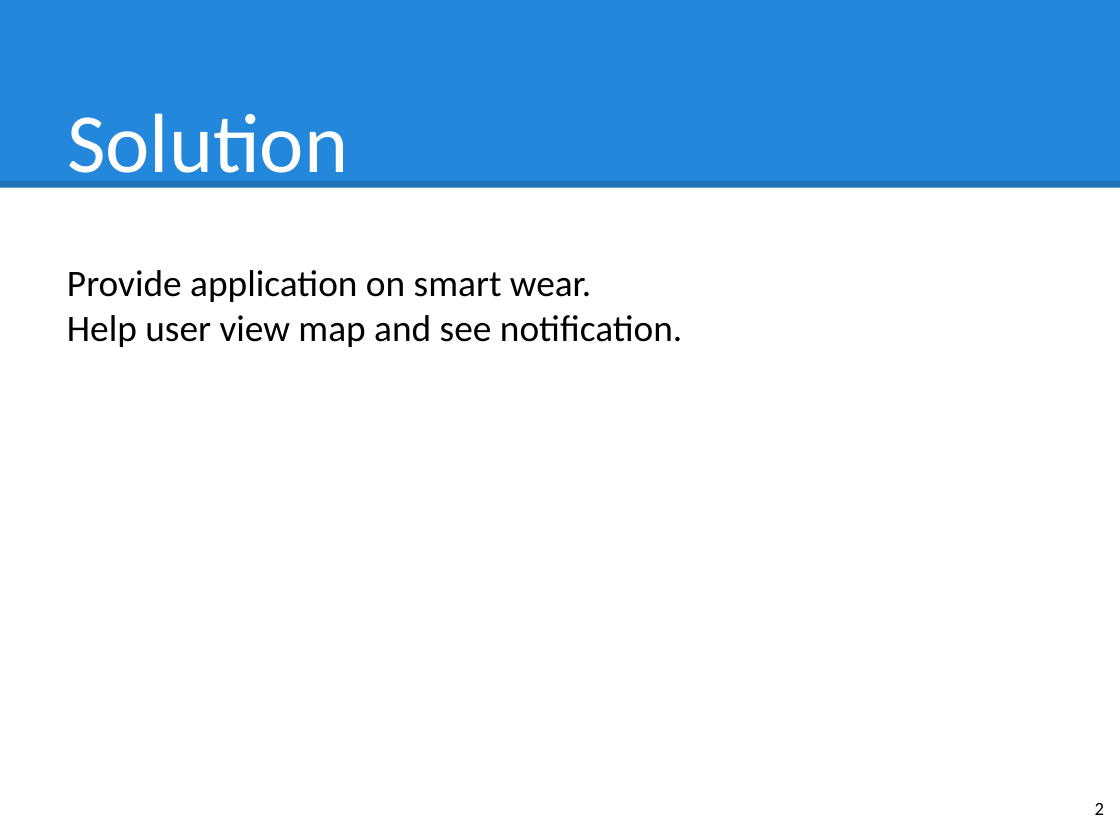
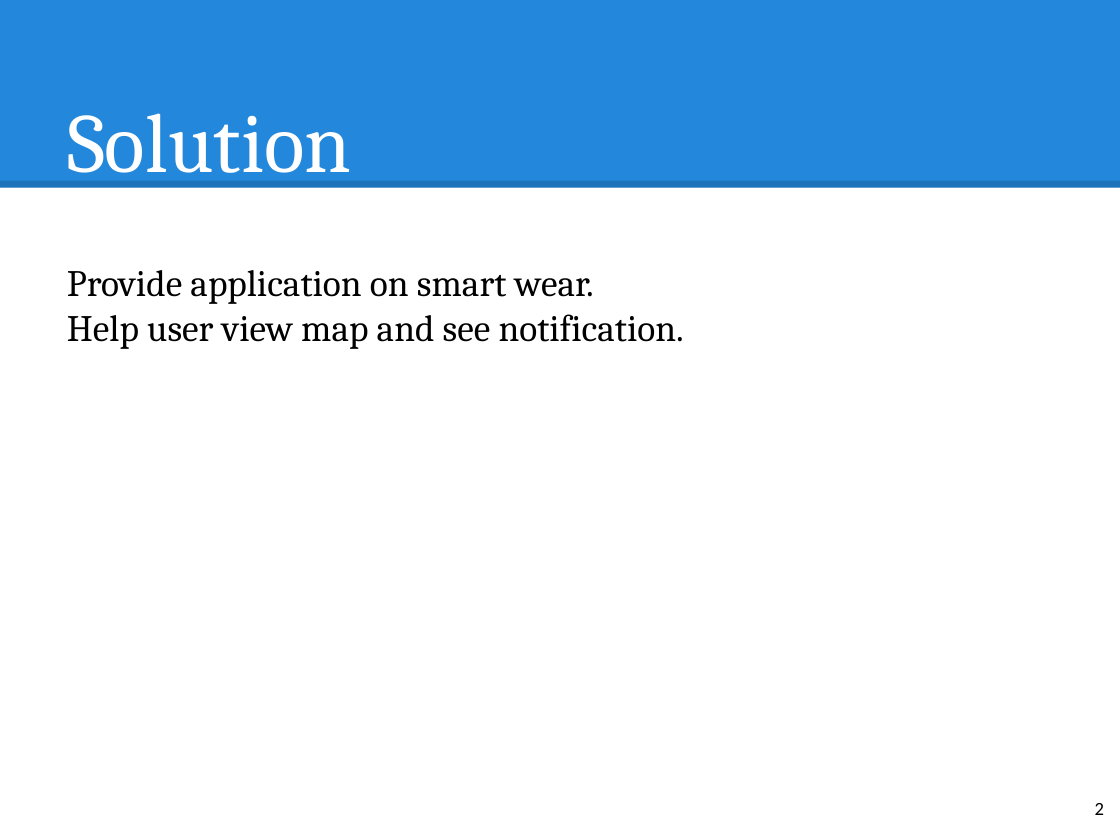
Before and after one commit to hqt/street-router, a slide deck: slide 2 of Document/presentation/nam/wear.pptx. Drawn at 1120x840 pixels with LibreOffice and Linux fonts; fonts in the diff are those of the drawing. Boxes give left, top, right and bottom in pixels: in the first picture for what was removed or moved away, otherwise in the second. Text is boxed around its words. In the diff, an @@ line names an element or a change of style, - is before the commit and + after.

```diff
--- a/Document/presentation/nam/wear.pptx
+++ b/Document/presentation/nam/wear.pptx
@@ text "Solution" at bbox=[67, 113, 352, 190]: font Calibri to Cambria @@
@@ text "Provide application on smart wear." at bbox=[67, 270, 684, 349]: font Calibri to Cambria @@
```
Also in this commit, not shown: 5 other slides changed, 5 slides added, 1 slide removed.
